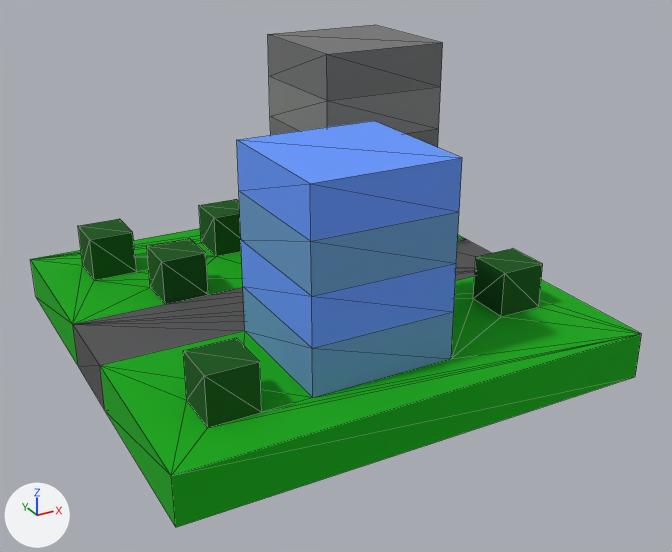
The OBJ model Assets/Art/Tiles/HC_Living_Neutral.obj as it was, and as the next commit left it.
Camera for both pictures: a 50 mm camera at (-8.57, -16.8, 9.67) aimed at (0.24, -0.79, 1.67). Every picture has the same lights, and +X, +Y and +Z are marked at lower left. Mesh edges are drawn as thin lines. Where no turn or scale is listed for an object, it has been applied to the vertices. Vertices at the same position are counted once.

In view in the first picture: 'HC_Living_Neutral'.
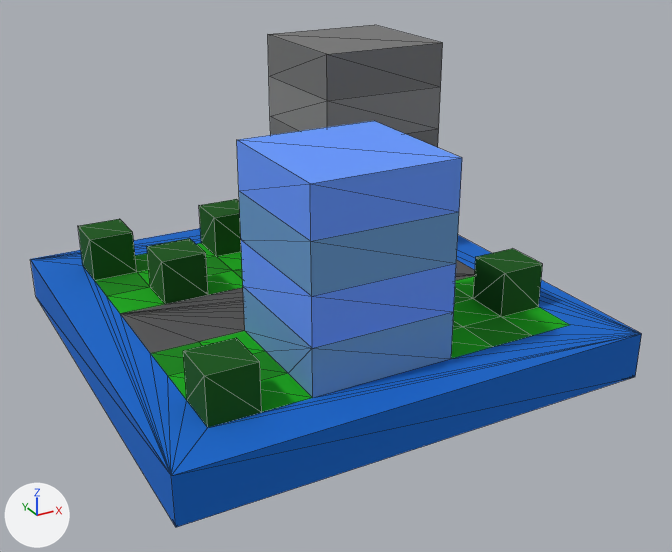
Where the change shows, as pixel boxes (x1, y1, x2, y2) in the pictures (672 x 552 px):
part 1 of me_hc_living_neutral, built on
    both: (31, 235, 641, 527)
part 2 of me_hc_living_neutral, surface changed (green to blue)
    both: (33, 228, 642, 527)

The change, as a diff of the scene's bpy script:
```diff
--- a/Assets/Art/Tiles/HC_Living_Neutral.obj.py
+++ b/Assets/Art/Tiles/HC_Living_Neutral.obj.py
@@ me_hc_living_neutral @@
 # used by ob_hc_living_neutral; location = (0.0, 0.0, 0.0)
-me_hc_living_neutral.from_pydata(...)  # 121 vertices, 234 faces; spans x -5.0..5.0, y -5.0..5.0, z 0.0..6.0
+me_hc_living_neutral.from_pydata(...)  # 204 vertices, 400 faces; spans x -5.0..5.0, y -5.0..5.0, z 0.0..6.0
+# me_hc_living_neutral part 1
+# 8 vertices are removed from x -5.0..5.0, y -1.0..1.0, z 0.0..1.0
+# 67 faces are deleted
+# 21 vertices are added at x -4.0..4.0, y -4.0..4.0, z 0.0
+# 14 new vertices lie (-1.0, 1.0, 0.0) away from vertices in x -3.0..5.0, y -5.0..3.0, z 0.0..1.0
+# 12 new vertices lie (-1.0, 0.0, 0.0) away from vertices in x -3.0..4.0, y -4.0..4.0, z 0.0..1.0
+# 10 new vertices lie (0.0, 1.0, 0.0) away from vertices in x -4.0..4.0, y -4.0..3.0, z 0.0..1.0
+# 7 new vertices lie (-1.0, 0.0, 0.0) away from vertices in x -2.0..3.0, y -4.0..4.0, z 0.0..1.0
+# 6 new vertices lie (-1.0, 0.0, 0.0) away from vertices in x -3.0..2.0, y -4.0..4.0, z 0.0
+# 5 new vertices lie (0.0, 1.0, 0.0) away from vertices in x -2.0..4.0, y -3.0, z 0.0..1.0
+# 6 new vertices lie (-1.0, 1.0, 0.0) away from vertices in x 1.0..4.0, y -4.0..-2.0, z 0.0
+# 5 new vertices lie (-1.0, 0.0, 0.0) away from vertices in x -3.0..1.0, y -4.0..1.0, z 0.0
+# 5 new vertices lie (1.0, 0.0, 0.0) away from vertices in x 1.0..3.0, y -1.0..4.0, z 0.0
+# 233 new faces join them
+# me_hc_living_neutral part 2: 15 kept faces spanning x -5.0..5.0, y -5.0..5.0, z 0.0..1.0 get new texture (UV) coordinates
 me_hc_living_neutral.materials.append(mat_palette)
```
